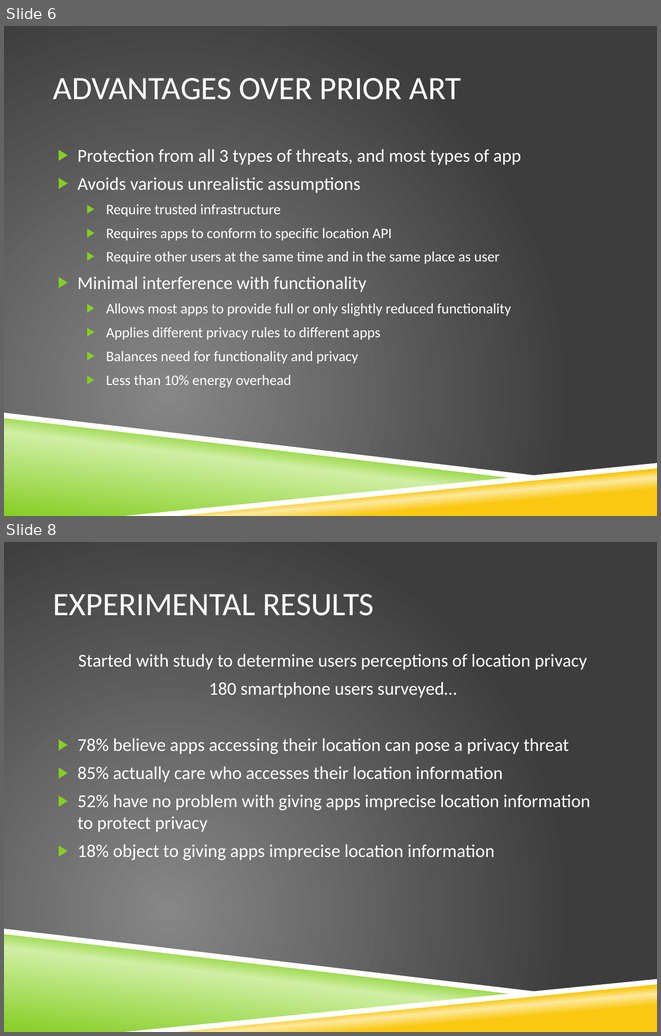
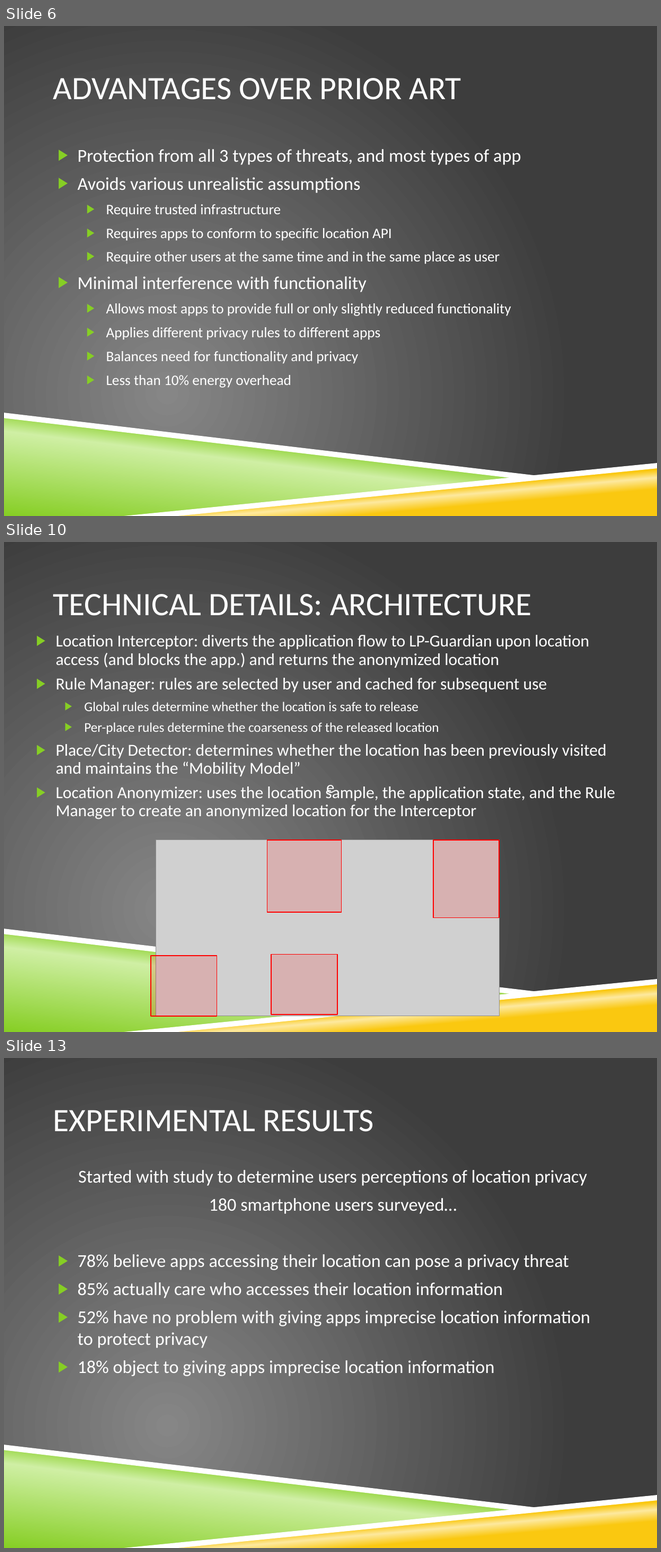
Before and after one commit to vfasburg/cse_825, a slide deck: PaperPresentation/Paper_Presentation_Fasburg_Reiff_Thomas.pptx. Shown one above the other, each under a label of ours: slides 6 and 8 before the commit, slides 6, 10 and 13 after it; the slides between them are not shown. The pictures are 661x1036 and 661x1552 pixels, drawn with LibreOffice and Linux fonts; fonts in the diff are those of the drawing; grey boxes stand for pictures; background and template pictures are left out. Boxes give left, top, right and bottom in pixels: in the first picture for what was removed or moved away, otherwise in the second. Text is boxed around its words. In the diff, an @@ line names an element or a change of style, - is before the commit and + after.

Commit message:
Adding first draft of my slides (slides 7-12 in the current presentation). Slides not timed out yet.

```diff
--- a/PaperPresentation/Paper_Presentation_Fasburg_Reiff_Thomas.pptx
+++ b/PaperPresentation/Paper_Presentation_Fasburg_Reiff_Thomas.pptx
@@ slide 10 added at box(4, 542, 657, 1032), background picture (left out); not listed: 4 template elements that a slide beside it also shows @@
@@ title added at box(53, 594, 532, 616), 36 pt, text #FFFFFF @@
+TECHNICAL DETAILS: ARCHITECTURE
@@ text added at box(56, 635, 615, 819), 18.5 pt, text #FFFFFF @@
+▶ Location Interceptor: diverts the application flow to LP-Guardian upon location access (and blocks the app.) and returns the anonymized location
+▶ Rule Manager: rules are selected by user and cached for subsequent use
+  ▶ Global rules determine whether the location is safe to release
+  ▶ Per-place rules determine the coarseness of the released location
+▶ Place/City Detector: determines whether the location has been previously visited and maintains the “Mobility Model”
+▶ Location Anonymizer: uses the location sample, the application state, and the Rule Manager to create an anonymized location for the Interceptor
@@ text added at box(326, 785, 334, 797), 18 pt, text #FFFFFF @@
+e
@@ picture added at box(156, 840, 499, 1016) @@
@@ rectangle added at box(267, 840, 342, 912), fill #FF0000 at 15% opacity, outline #FF0000 1 pt @@
@@ rectangle added at box(433, 840, 499, 917), fill #FF0000 at 15% opacity, outline #FF0000 1 pt @@
@@ rectangle added at box(271, 954, 337, 1014), fill #FF0000 at 15% opacity, outline #FF0000 1 pt @@
@@ rectangle added at box(151, 955, 217, 1015), fill #FF0000 at 15% opacity, outline #FF0000 1 pt @@
@@ what was slide 8 is now slide 13 @@
```
Also in this commit, not shown: 3 slides changed, 7 other slides added, 1 slide removed.
